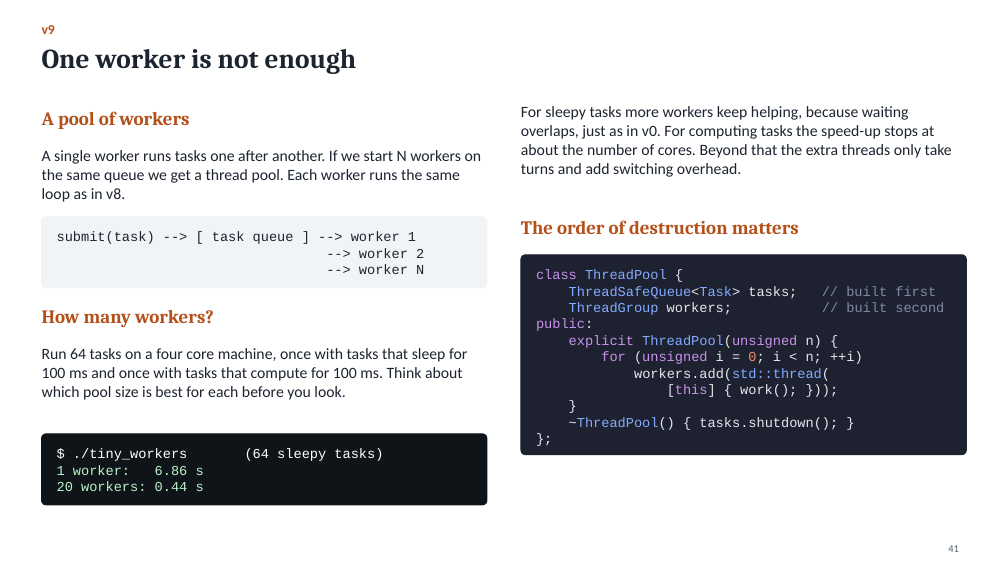
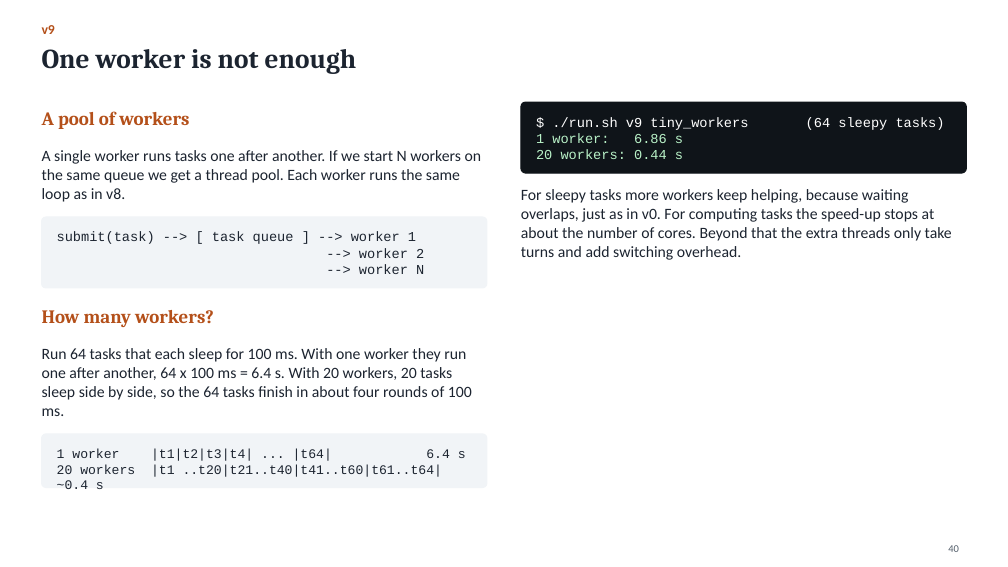
Before and after one commit to Kumarutkarsh9470/Project, a slide deck: slide 40 of Queue_Course.pptx (slide 41 before the commit). Drawn at 1008x567 pixels with LibreOffice and Linux fonts; fonts in the diff are those of the drawing. Boxes give left, top, right and bottom in pixels: in the first picture for what was removed or moved away, otherwise in the second. Text is boxed around its words. In the diff, an @@ line names an element or a change of style, - is before the commit and + after.

```diff
--- a/Queue_Course.pptx
+++ b/Queue_Course.pptx
@@ rounded rectangle added at <box>521,102,966,173</box>, fill #0F1419, outline #0F1419 1 pt @@
@@ text at <box>536,117,748,159</box>: text changed; size 18 to 13 pt; font Cambria to Courier New; text colour #B4501A to #FFFFFF; bold off @@
-The order of destruction matters
+$ ./run.sh v9 tiny_workers (64 sleepy tasks)
+1 worker: 6.86 s
+20 workers: 0.44 s
@@ text "For sleepy tasks more workers ...": place and size @@
-text "For sleepy tasks more workers ..." at <box>521,106,952,177</box>
+text "For sleepy tasks more workers ..." at <box>521,189,952,260</box>
@@ rounded rectangle removed at <box>521,255,966,454</box> @@
@@ text removed at <box>536,269,944,430</box> @@
-class ThreadPool {
-ThreadSafeQueue<Task> tasks; // built first
-ThreadGroup workers; // built second
-public:
-explicit ThreadPool(unsigned n) {
-for (unsigned i = 0; i < n; ++i)
-workers.add(std::thread(
-[this] { work(); }));
-}
-~ThreadPool() { tasks.shutdown(); }
-};
@@ text at <box>42,348,472,416</box>: text changed @@
-Run 64 tasks on a four core machine, once with tasks that sleep for 100 ms and once with tasks that compute for 100 ms. Think about which pool size is best for each before you look.
+Run 64 tasks that each sleep for 100 ms. With one worker they run one after another, 64 x 100 ms = 6.4 s. With 20 workers, 20 tasks sleep side by side, so the 64 tasks finish in about four rounds of 100 ms.
@@ rounded rectangle: place and size @@
-rounded rectangle at <box>42,434,487,505</box>
+rounded rectangle at <box>42,434,487,488</box>
@@ rounded rectangle at <box>42,434,487,488</box>: fill #0F1419 to #F1F4F7; outline #0F1419 1 pt to #F1F4F7 1 pt; proportions changed @@
@@ text at <box>57,448,466,477</box>: text changed; size 13 to 12.5 pt; text colour #FFFFFF to #1C2430 @@
-$ ./tiny_workers (64 sleepy tasks)
-1 worker: 6.86 s
-20 workers: 0.44 s
+1 worker |t1|t2|t3|t4| ... |t64| 6.4 s
+20 workers |t1 ..t20|t21..t40|t41..t60|t61..t64| ~0.4 s
@@ page number at <box>948,545,959,552</box>: text changed @@
-41
+40
```
Also in this commit, not shown: 54 other slides changed, 1 slide added, 6 slides removed, 8 other files.
